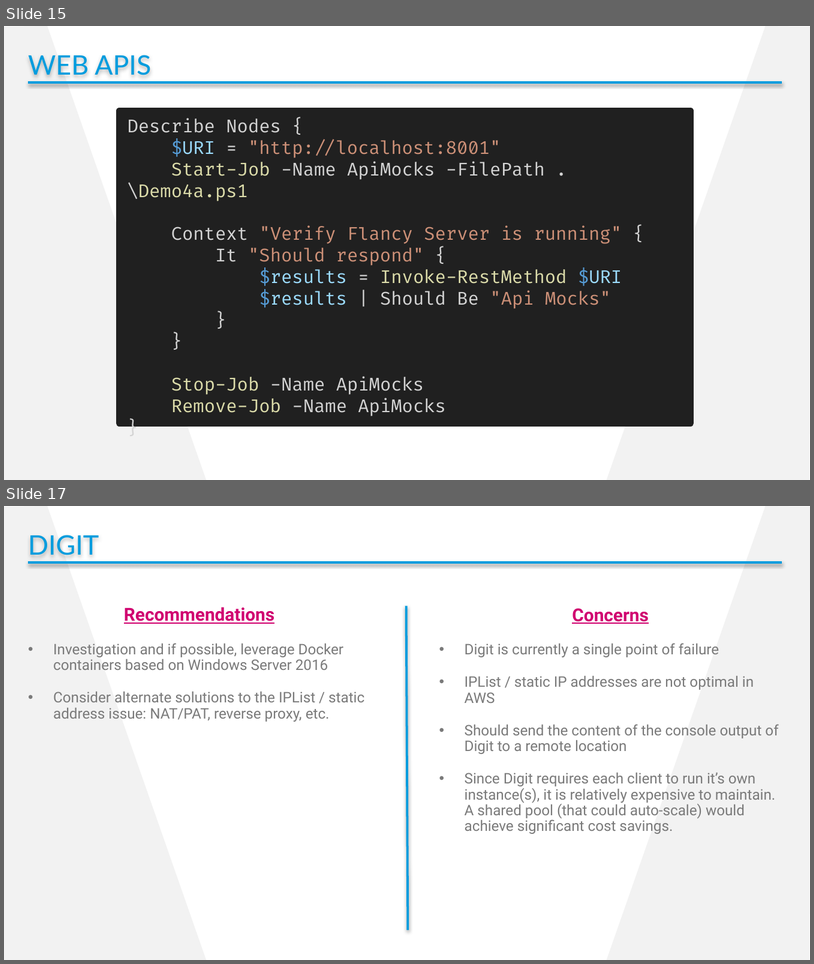
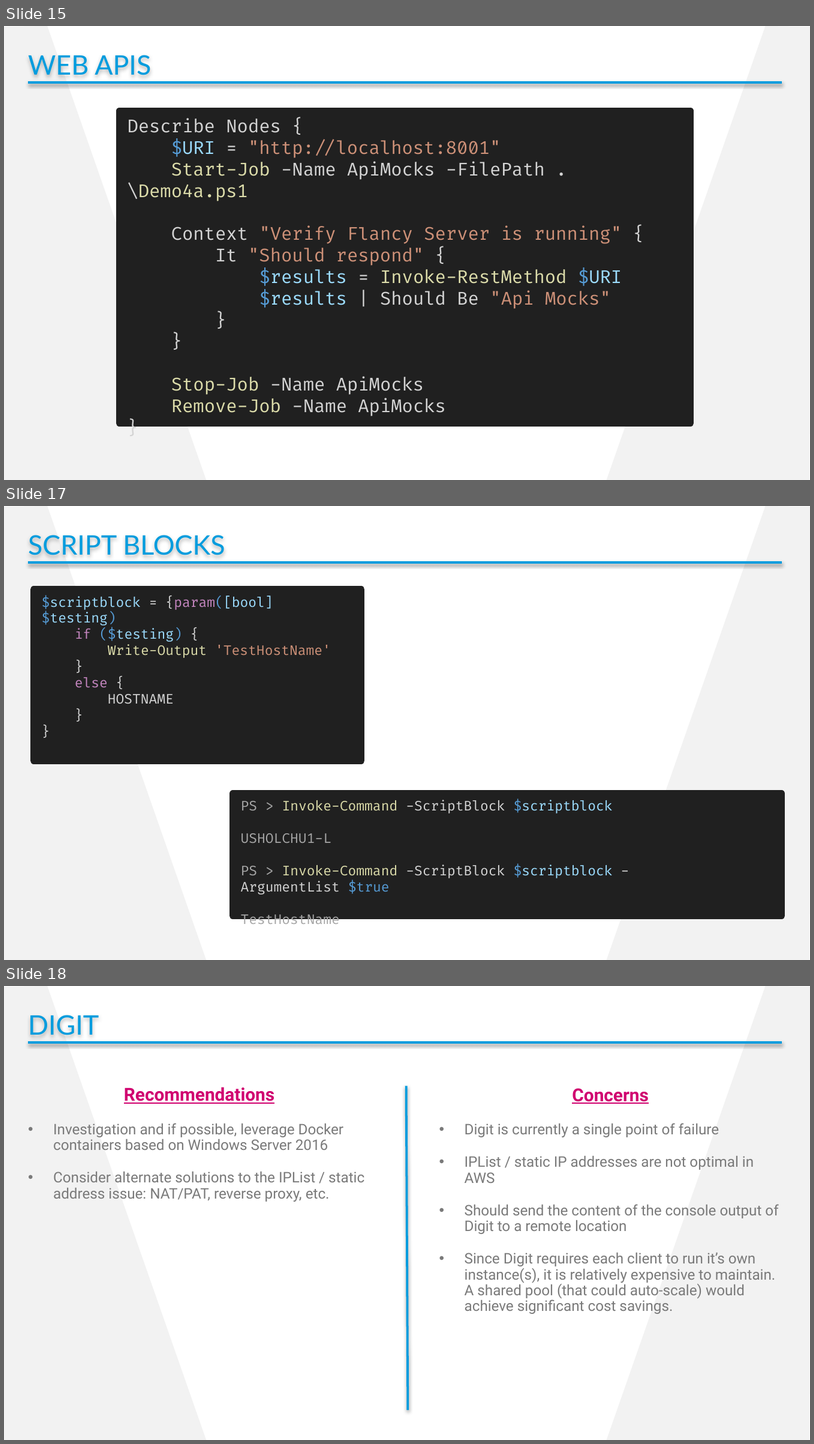
Before and after one commit to cdhunt/pssummit2017-mocking, a slide deck: Summit2017_Mocking.pptx. Shown one above the other, each under a label of ours: slides 15 and 17 before the commit, slides 15, 17 and 18 after it; the slides between them are not shown. The pictures are 814x964 and 814x1444 pixels, drawn with LibreOffice and Linux fonts; fonts in the diff are those of the drawing; background and template pictures are left out. Boxes give left, top, right and bottom in pixels: in the first picture for what was removed or moved away, otherwise in the second. Text is boxed around its words. In the diff, an @@ line names an element or a change of style, - is before the commit and + after.

Commit message:
Add Demo6 - Scriptblocks

```diff
--- a/Summit2017_Mocking.pptx
+++ b/Summit2017_Mocking.pptx
@@ slide 17 added at box(4, 506, 810, 960), background #FFFFFF; not listed: 2 template elements that a slide beside it also shows @@
@@ text added at box(28, 535, 225, 555), 24 pt, text #009CDE @@
+SCRIPT BLOCKS
@@ line added from (28, 562) to (782, 562), #009CDE 2 pt @@
@@ rectangle added at box(34, 589, 362, 760), fill #202020, outline #202020 6 pt, 12 pt, text #9CDCFE @@
+$scriptblock = {param([bool]$testing)
+if ($testing) {
+Write-Output 'TestHostName'
+}
+else {
+HOSTNAME
+}
+}
@@ rectangle added at box(233, 793, 782, 915), fill #202020, outline #202020 6 pt, 12 pt, text #D4D4D4 @@
+PS > Invoke-Command -ScriptBlock $scriptblock
+USHOLCHU1-L
+PS > Invoke-Command -ScriptBlock $scriptblock -ArgumentList $true
+TestHostName
@@ what was slide 17 is now slide 18 @@
```
Also in this commit, not shown: 1 slide changed, 1 other file.
